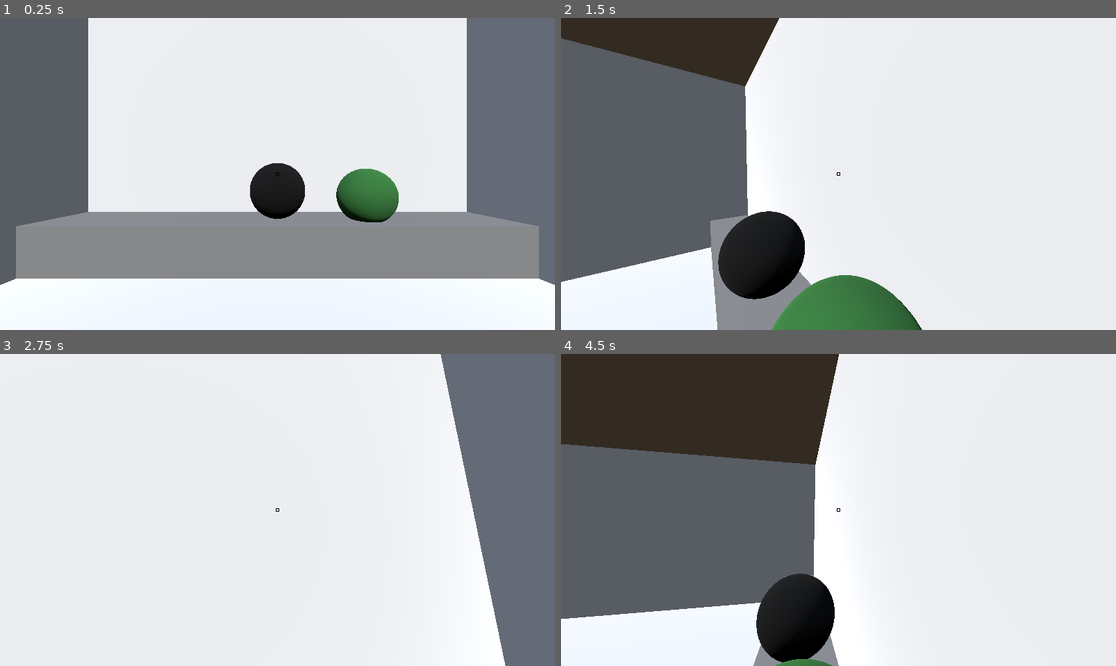
Above: before the commit, frames 1-4 (two rows, left to right).
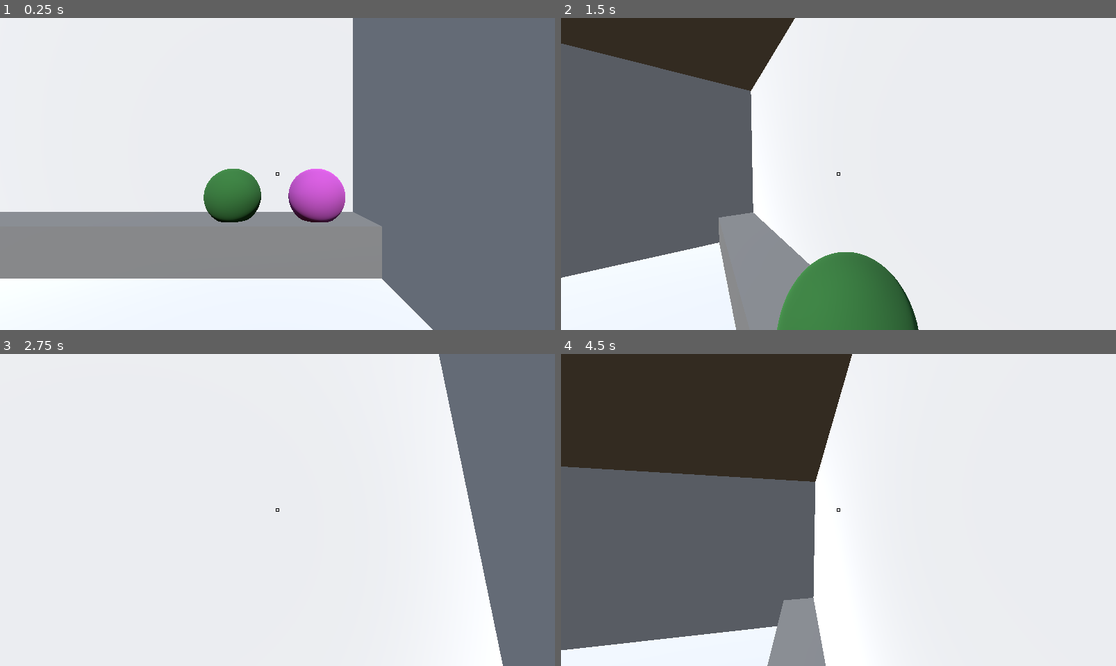
Above: after the commit, the same moments.

Repository: Yeti-Owner/Sippin-Sorcery
Game: Godot game, scene res://scenes/world.tscn
Two runs of this game, one before a commit and one after it. Both use one fixed random seed, a clock stepped at 60 frames per second and the inputs below.
Inputs (mouse positions are in pixels of both pictures, inside the frame that each line leads up to):
- Up to frame 1 (0.25 s): no input
- Up to frame 2 (1.5 s): tap Enter at 0.5 s; move the mouse to (866, 174) at 0.52 s; hold W (forward) from 0.53 s (still down); tap E (interact) at 0.6, 1.35 s; tap Space (jump) at 0.77 s; move the mouse to (810, 174) at 1.27 s
- Up to frame 3 (2.75 s): keep holding W (forward); tap Space (jump) at 1.52 s; move the mouse to (288, 503) at 2.02 s; tap E (interact) at 2.1 s
- Up to frame 4 (4.5 s): keep holding W (forward); move the mouse to (832, 516) at 2.77 s; tap E (interact) at 2.85, 3.6, 4.35 s; tap Space (jump) at 3.02, 3.5, 3.77 s; move the mouse to (877, 513) at 3.52 s; tap Enter at 4.25 s; move the mouse to (794, 506) at 4.27 s

The runs differ from the first frame. In frame 1, 38% of the frame differs, in the area x 0-100%, y 0-100%; in frame 2, 7.4%; in frame 3, 0.4%; in frame 4, 10%.

Commit message:
Work on customers
The major potion-making mechanic is done, so now I need to work on the customers and also add in some sort of held item mesh. You should be able to see what you're holding.

Diff:
--- /dev/null
+++ b/interactable/CustomerBody.gd
@@ -0,0 +1,12 @@
+extends Interactable
+
+var CharName:String
+
+func get_interaction_text():
+	return str("[center][color=cyan] " + str(CharName) + "[/color][/center]")
+
+func get_interaction_icon():
+	return EventBus.CrosshairTex
+
+func interact():
+	pass
--- a/interactable/cauldron.gd
+++ b/interactable/cauldron.gd
@@ -23,7 +23,7 @@
 		elif EventBus.HeldItem == null and ItemsAdded.size() >= 0:
 			return "[center]Press E to mix some [color=orange]juice[/color][/center]"
 		elif EventBus.HeldItem != null:
-			return str("[center]Press E to add [color=cyan]" + str(EventBus.HeldItem) + "[/color][/center]")
+			return "[center]Press E to [color=cyan]add ingredient[/color][/center]"
 
 func get_interaction_icon():
 	return "res://assets/textures/ui/cauldron.png"
@@ -39,19 +39,10 @@
 
 func _mix():
 	var Effects = []
-
 	while ItemsAdded.size() > 0:
 		var amt = min(ItemsAdded.count(ItemsAdded[0])-1, 2)
 		Effects.append(ingredientEffects[ItemsAdded[0]][amt])
 		var tmp = ItemsAdded[0]
 		while ItemsAdded.has(tmp):
 			ItemsAdded.erase(tmp)
-
 	print(Effects)
-#	Effects.append(ingredientEffects)
-#	for item in ItemsAdded:
-#
-#		var itemEffects = ingredientEffects[item]
-#		for i in range(min(3, len(itemEffects))):
-#			Effects.append(itemEffects[i])
-#	print(Effects)
--- /dev/null
+++ b/interactable/fairy_wing.gd
@@ -0,0 +1,11 @@
+extends Interactable
+
+
+func get_interaction_text():
+	return "[center]Press E to grab [color=cyan]Fairy Wing[/color][/center]"
+
+func get_interaction_icon():
+	return EventBus.GrabTex
+
+func interact():
+	EventBus.HeldItem = "FairyWing"
--- a/project.godot
+++ b/project.godot
@@ -26,6 +26,7 @@
 window/size/mode=4
 window/size/resizable=false
 window/size/borderless=true
+window/vsync/vsync_mode=3
 
 [input]
 
--- /dev/null
+++ b/resources/character_sheet.gd
@@ -0,0 +1,8 @@
+extends Resource
+class_name CharacterSheet
+
+@export var Name := ""
+@export var Dialog := ""
+@export var Need := [""]
+@export var Bonus := [""]
+@export var Reward := 10
--- /dev/null
+++ b/scenes/customer.tscn
@@ -0,0 +1,58 @@
+[gd_scene load_steps=10 format=3 uid="uid://dq0cttsvnw3ye"]
+
+[ext_resource type="Script" path="res://scripts/customer.gd" id="1_fesl2"]
+[ext_resource type="Script" path="res://resources/character_sheet.gd" id="2_irgry"]
+[ext_resource type="Texture2D" uid="uid://uxlw2bk58rwn" path="res://assets/textures/speech.png" id="2_wxqgo"]
+[ext_resource type="Script" path="res://interactable/CustomerBody.gd" id="4_3ec62"]
+
+[sub_resource type="Resource" id="Resource_yywc3"]
+script = ExtResource("2_irgry")
+Name = "Charles"
+Dialog = "I have a date later and I'm nervous"
+Need = ["courage"]
+Bonus = [""]
+Reward = 10
+
+[sub_resource type="CapsuleMesh" id="CapsuleMesh_wi8kg"]
+
+[sub_resource type="StandardMaterial3D" id="StandardMaterial3D_d7drc"]
+transparency = 1
+albedo_texture = ExtResource("2_wxqgo")
+billboard_mode = 2
+billboard_keep_scale = true
+
+[sub_resource type="QuadMesh" id="QuadMesh_h4lt8"]
+material = SubResource("StandardMaterial3D_d7drc")
+
+[sub_resource type="CapsuleShape3D" id="CapsuleShape3D_bo1v6"]
+
+[node name="Customer" type="PathFollow3D"]
+script = ExtResource("1_fesl2")
+Info = SubResource("Resource_yywc3")
+
+[node name="BodyMesh" type="MeshInstance3D" parent="."]
+mesh = SubResource("CapsuleMesh_wi8kg")
+
+[node name="SpeechBubble" type="MeshInstance3D" parent="."]
+transform = Transform3D(1, 0, 0, 0, 1, 0, 0, 0, 1, 0, 1.5, 0)
+mesh = SubResource("QuadMesh_h4lt8")
+
+[node name="Dialogue" type="Label3D" parent="."]
+transform = Transform3D(1, 0, 0, 0, 1, 0, 0, 0, 1, 0, 1.595, 0)
+billboard = 2
+double_sided = false
+no_depth_test = true
+render_priority = 2
+text = "I have a date later and I'm scared, please help me"
+font_size = 12
+outline_size = 2
+autowrap_mode = 3
+width = 140.0
+
+[node name="Body" type="StaticBody3D" parent="."]
+collision_layer = 3
+collision_mask = 3
+script = ExtResource("4_3ec62")
+
+[node name="CollisionShape3D" type="CollisionShape3D" parent="Body"]
+shape = SubResource("CapsuleShape3D_bo1v6")
--- a/scenes/objects/cauldron.tscn
+++ b/scenes/objects/cauldron.tscn
@@ -22,7 +22,6 @@
 mesh = SubResource("SphereMesh_xeyeb")
 
 [node name="InteractTimer" type="Timer" parent="."]
-wait_time = 0.5
 one_shot = true
 
 [node name="CookingTimer" type="Timer" parent="."]
--- /dev/null
+++ b/scenes/objects/fairy_wing.tscn
@@ -0,0 +1,22 @@
+[gd_scene load_steps=5 format=3 uid="uid://cecebo067j78j"]
+
+[ext_resource type="Script" path="res://interactable/fairy_wing.gd" id="1_cke2p"]
+
+[sub_resource type="SphereShape3D" id="SphereShape3D_6xoq0"]
+
+[sub_resource type="StandardMaterial3D" id="StandardMaterial3D_xeenk"]
+albedo_color = Color(0.8, 0.329412, 0.8, 1)
+
+[sub_resource type="SphereMesh" id="SphereMesh_rko1c"]
+material = SubResource("StandardMaterial3D_xeenk")
+
+[node name="FairyWing" type="StaticBody3D"]
+collision_layer = 3
+collision_mask = 3
+script = ExtResource("1_cke2p")
+
+[node name="CollisionShape3D" type="CollisionShape3D" parent="."]
+shape = SubResource("SphereShape3D_6xoq0")
+
+[node name="MeshInstance3D" type="MeshInstance3D" parent="."]
+mesh = SubResource("SphereMesh_rko1c")
--- a/scenes/world.tscn
+++ b/scenes/world.tscn
@@ -1,9 +1,11 @@
-[gd_scene load_steps=10 format=3 uid="uid://gnhc6t2ppppg"]
+[gd_scene load_steps=13 format=3 uid="uid://gnhc6t2ppppg"]
 
 [ext_resource type="PackedScene" uid="uid://bu4h3tkshcl3a" path="res://scenes/player.tscn" id="1_8ige2"]
 [ext_resource type="PackedScene" uid="uid://beov0ucl8pycl" path="res://scenes/ui/gui.tscn" id="2_kdw4b"]
 [ext_resource type="PackedScene" uid="uid://d3doo5trm8sgg" path="res://scenes/objects/cauldron.tscn" id="3_6vfr5"]
 [ext_resource type="PackedScene" uid="uid://c0l51nbst4h6y" path="res://scenes/objects/mandrake_root.tscn" id="4_pa1kg"]
+[ext_resource type="PackedScene" uid="uid://cecebo067j78j" path="res://scenes/objects/fairy_wing.tscn" id="5_26yoj"]
+[ext_resource type="PackedScene" uid="uid://dq0cttsvnw3ye" path="res://scenes/customer.tscn" id="6_8kxlc"]
 
 [sub_resource type="StandardMaterial3D" id="StandardMaterial3D_ouuoy"]
 
@@ -18,6 +20,13 @@
 [sub_resource type="Environment" id="Environment_huoxf"]
 background_mode = 2
 sky = SubResource("Sky_08ayf")
+
+[sub_resource type="Curve3D" id="Curve3D_a1qbb"]
+_data = {
+"points": PackedVector3Array(0, 0, 0, 0, 0, 0, 0, 1, 18, 0, 0, 0, 0, 0, 0, 0, 1, 3.5),
+"tilts": PackedFloat32Array(0, 0)
+}
+point_count = 2
 
 [node name="world" type="Node3D"]
 
@@ -68,7 +77,8 @@
 size = Vector3(8, 0.8, 1)
 
 [node name="Player" parent="." instance=ExtResource("1_8ige2")]
-transform = Transform3D(1, 0, 0, 0, 1, 0, 0, 0, 1, 0, 1.1, -0.5)
+unique_name_in_owner = true
+transform = Transform3D(1, 0, 0, 0, 1, 0, 0, 0, 1, 2.4, 1.1, -0.5)
 
 [node name="DirectionalLight3D" type="DirectionalLight3D" parent="."]
 transform = Transform3D(1, 0, 0, 0, 0.707107, 0.707107, 0, -0.707107, 0.707107, 0, 0, 7)
@@ -79,7 +89,16 @@
 [node name="GUI" parent="." instance=ExtResource("2_kdw4b")]
 
 [node name="Cauldron" parent="." instance=ExtResource("3_6vfr5")]
-transform = Transform3D(1, 0, 0, 0, 1, 0, 0, 0, 1, 0, 1.3, -3.7)
+transform = Transform3D(1, 0, 0, 0, 1, 0, 0, 0, 1, 0, 1.3, 1.7)
 
 [node name="MandrakeRoot" parent="." instance=ExtResource("4_pa1kg")]
 transform = Transform3D(1, 0, 0, 0, 1, 0, 0, 0, 1, 1.6, 1.2, -3.7)
+
+[node name="FairyWing" parent="." instance=ExtResource("5_26yoj")]
+transform = Transform3D(1, 0, 0, 0, 1, 0, 0, 0, 1, 3.1, 1.2, -3.7)
+
+[node name="Path3D" type="Path3D" parent="."]
+curve = SubResource("Curve3D_a1qbb")
+
+[node name="Customer" parent="Path3D" instance=ExtResource("6_8kxlc")]
+transform = Transform3D(-1, 0, -8.74228e-08, 0, 1, 0, 8.74228e-08, 0, -1, 0, 1, 18)
--- /dev/null
+++ b/scripts/customer.gd
@@ -0,0 +1,14 @@
+extends PathFollow3D
+
+@export var Info:CharacterSheet
+const speed := 0.2
+
+func _ready():
+	$Dialogue.text = Info.Dialog
+	$Body.CharName = Info.Name
+
+func _physics_process(delta):
+	if self.progress_ratio < 1:
+		self.progress_ratio = min(self.progress_ratio + (speed * delta), 1)
+	elif self.progress_ratio == 1:
+		set_physics_process(false)
Binary file added: assets/textures/speech.png
Not shown, added: assets/textures/speech.png.import
